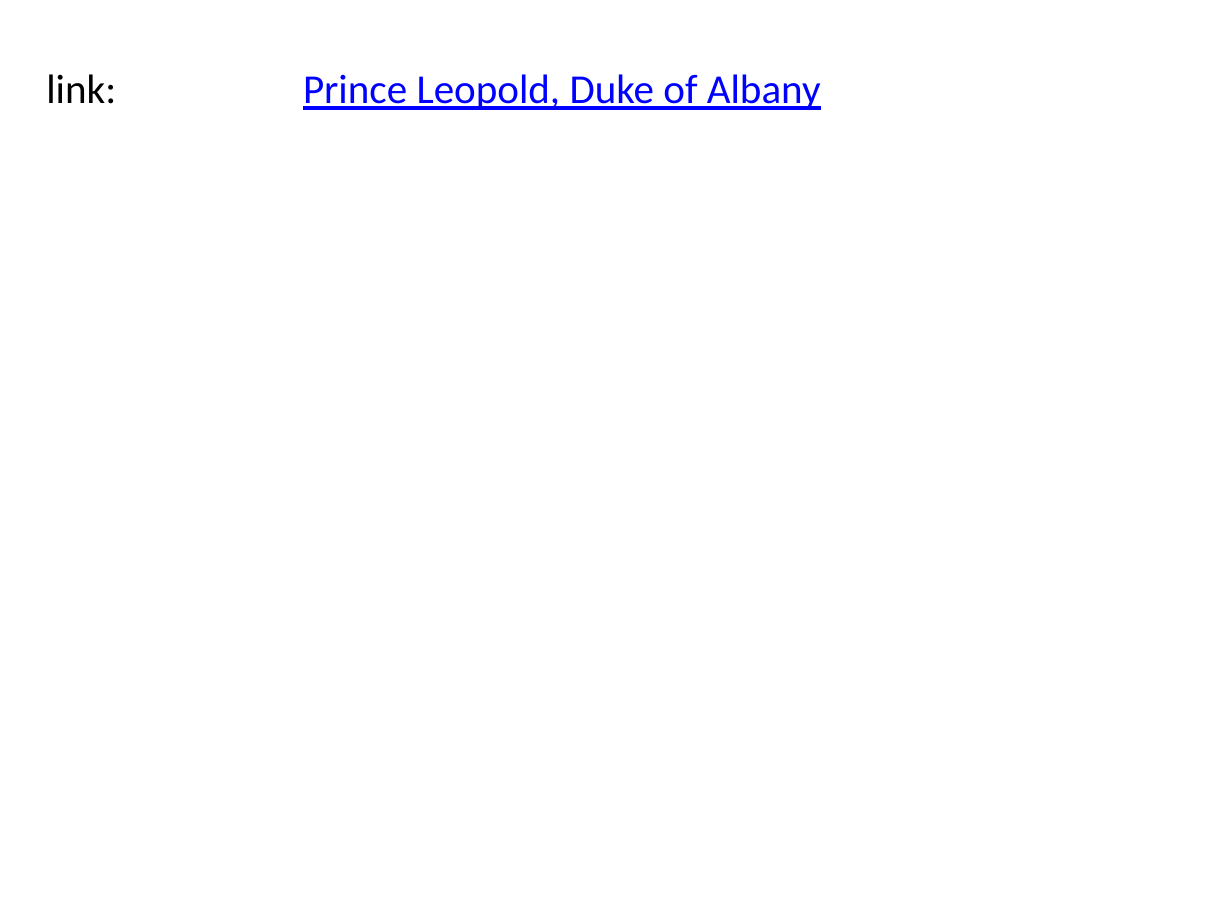
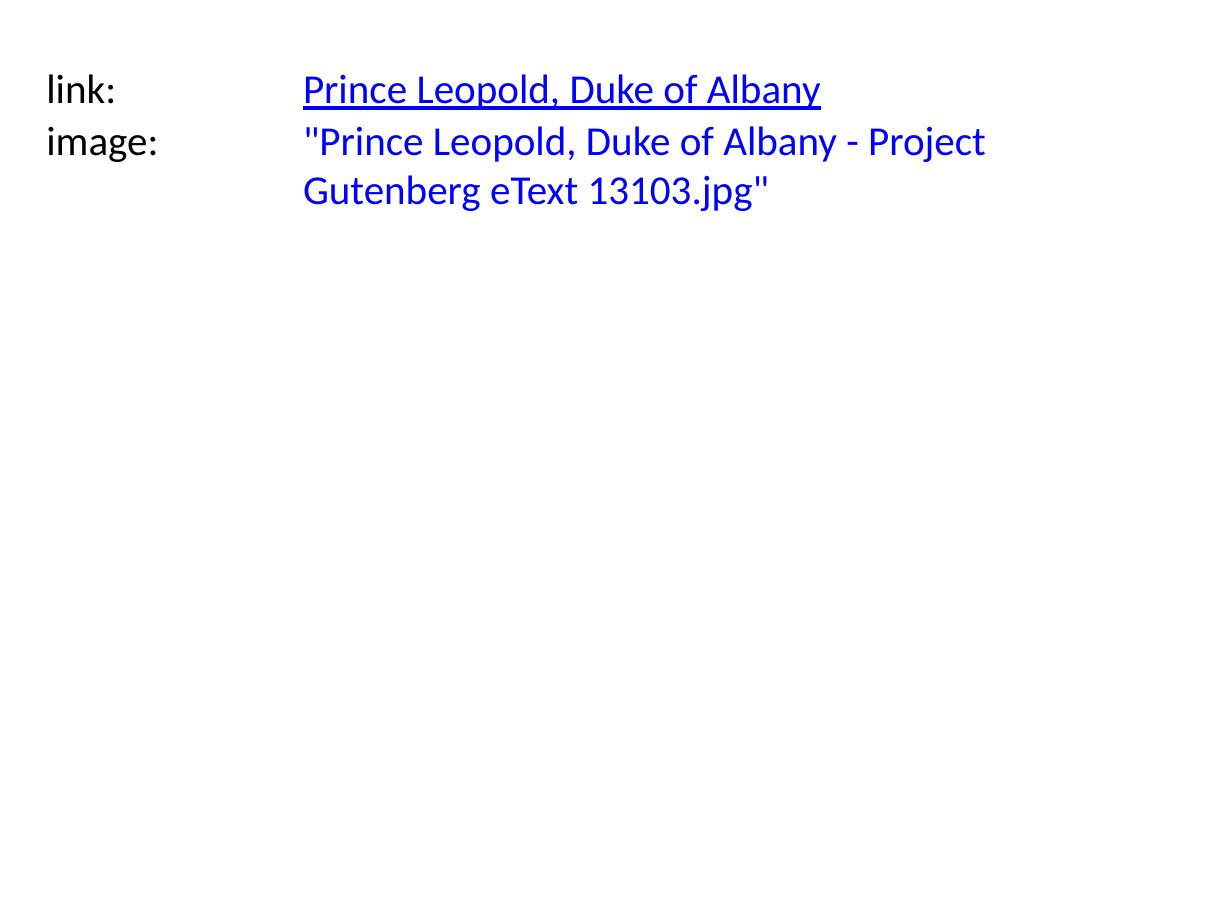
Before and after one commit to BITPlan/com.bitplan.simplegraph, a slide deck: slide 9 of QueenVictoria.pptx. Drawn at 1232x924 pixels with LibreOffice and Linux fonts; fonts in the diff are those of the drawing. Boxes give left, top, right and bottom in pixels: in the first picture for what was removed or moved away, otherwise in the second. Text is boxed around its words. In the diff, an @@ line names an element or a change of style, - is before the commit and + after.

```diff
--- a/QueenVictoria.pptx
+++ b/QueenVictoria.pptx
@@ text added at (x1=46, y1=126, x2=158, y2=162), 24 pt, text #000000 @@
+image:
@@ text added at (x1=303, y1=126, x2=986, y2=211), 24 pt, text #0000FF @@
+"Prince Leopold, Duke of Albany - Project Gutenberg eText 13103.jpg"
```
Also in this commit, not shown: 9 other slides changed, 7 other files.
